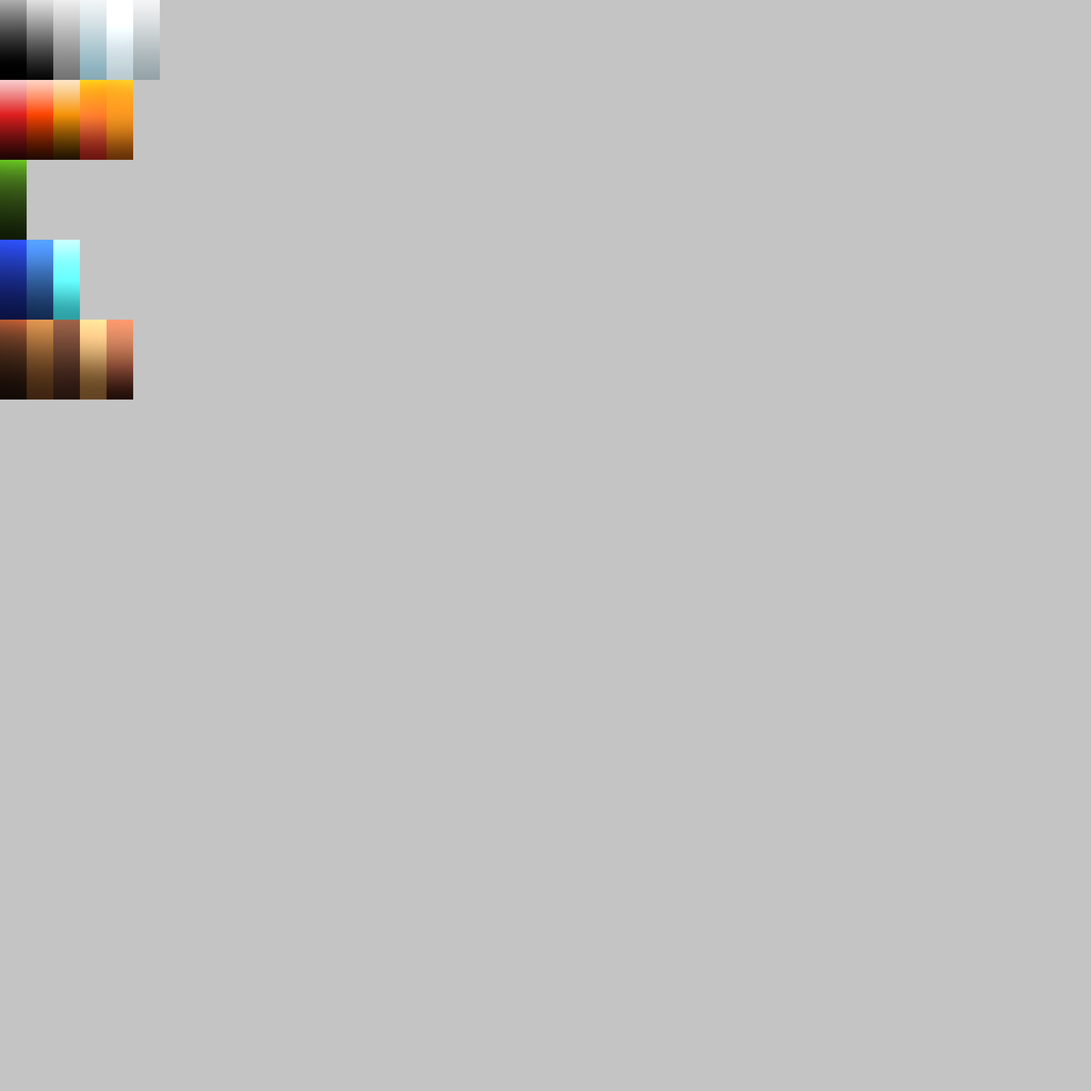
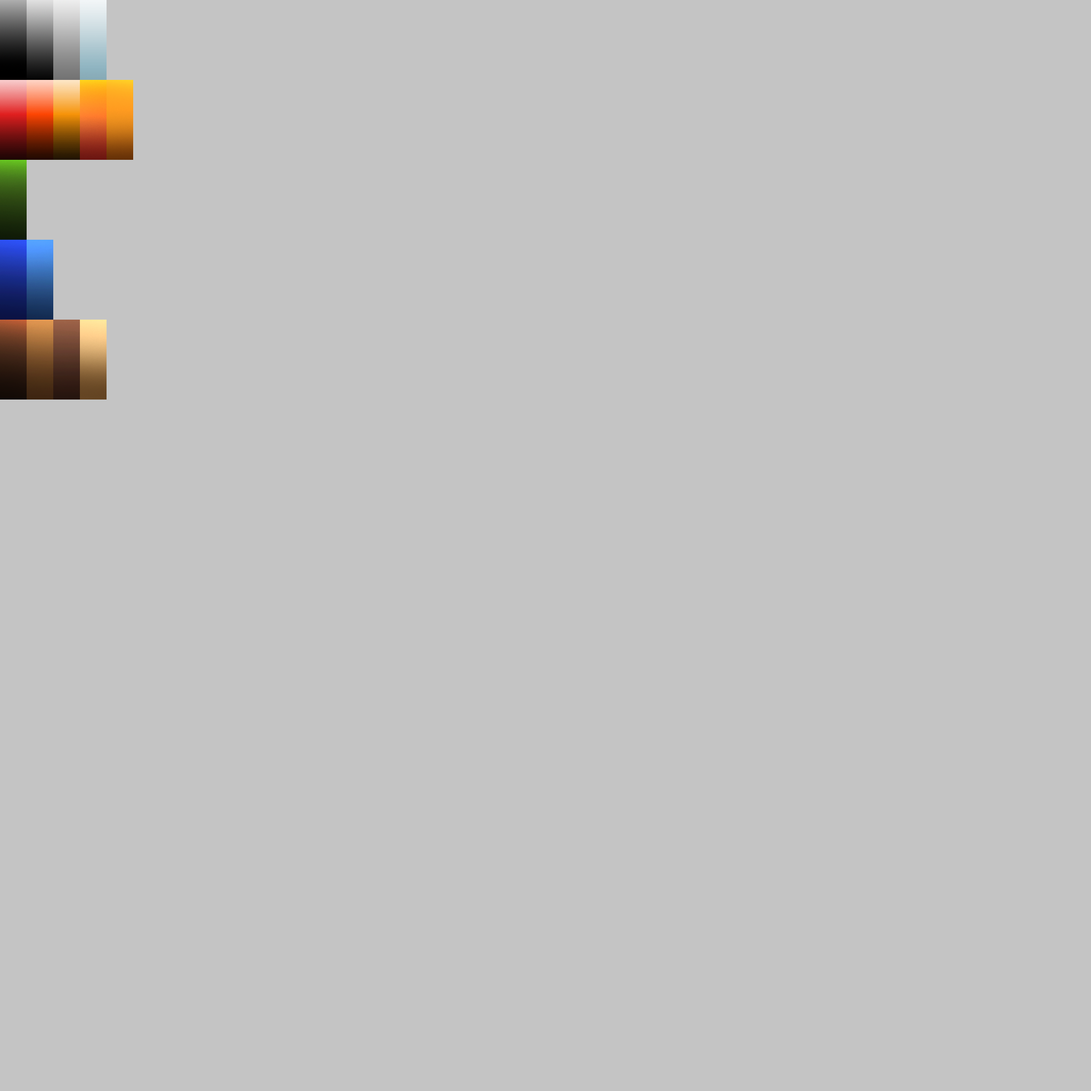
Revision of a layered 1091px x 1091px image; what changed, layer by layer:
removed layer "Layer 1 copy 15" over (x1=106, y1=319, x2=134, y2=400)
removed layer "Layer 1 copy 18" over (x1=53, y1=239, x2=80, y2=320)
removed layer "Layer 1 copy 16" over (x1=106, y1=0, x2=134, y2=80)
removed layer "Layer 1 copy 17" over (x1=133, y1=0, x2=160, y2=80)
